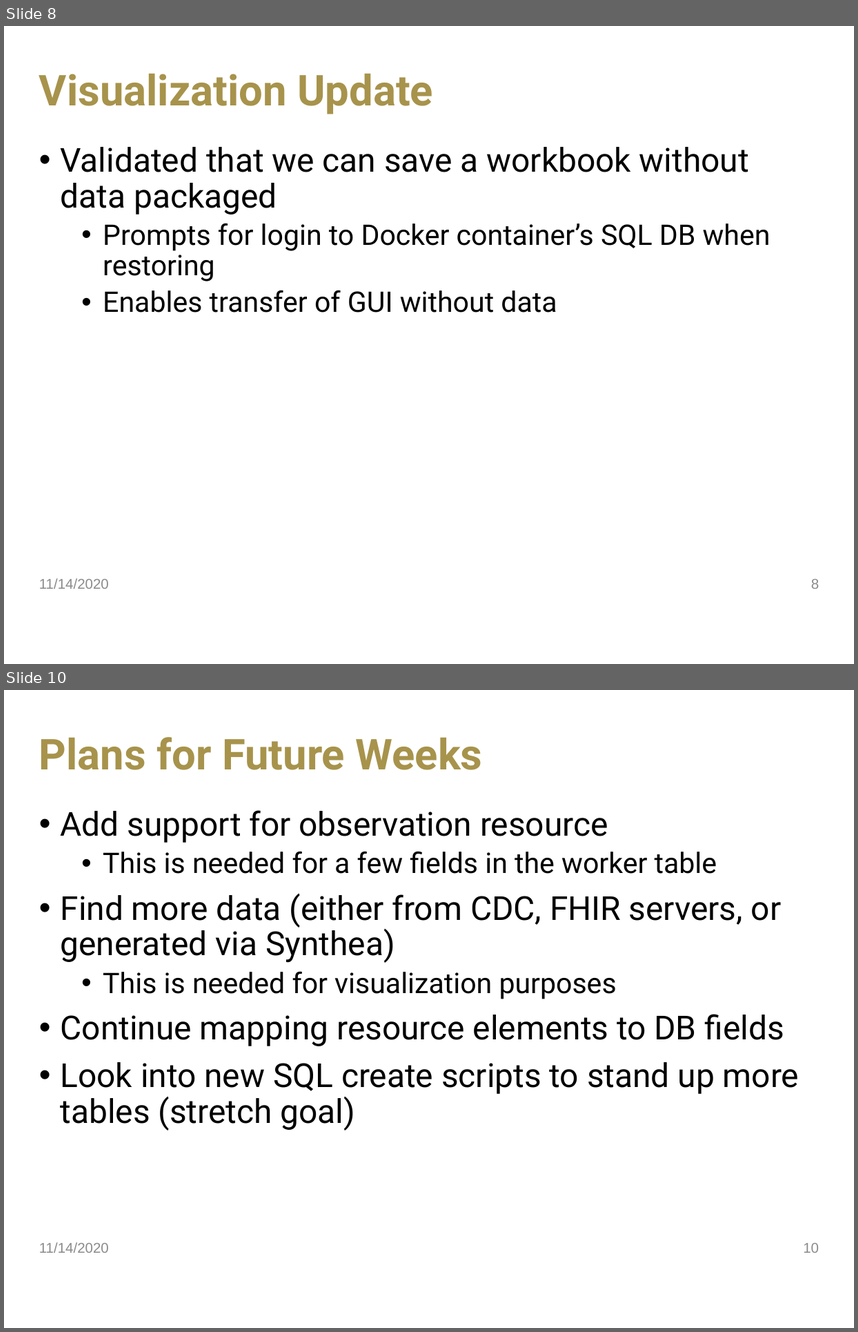
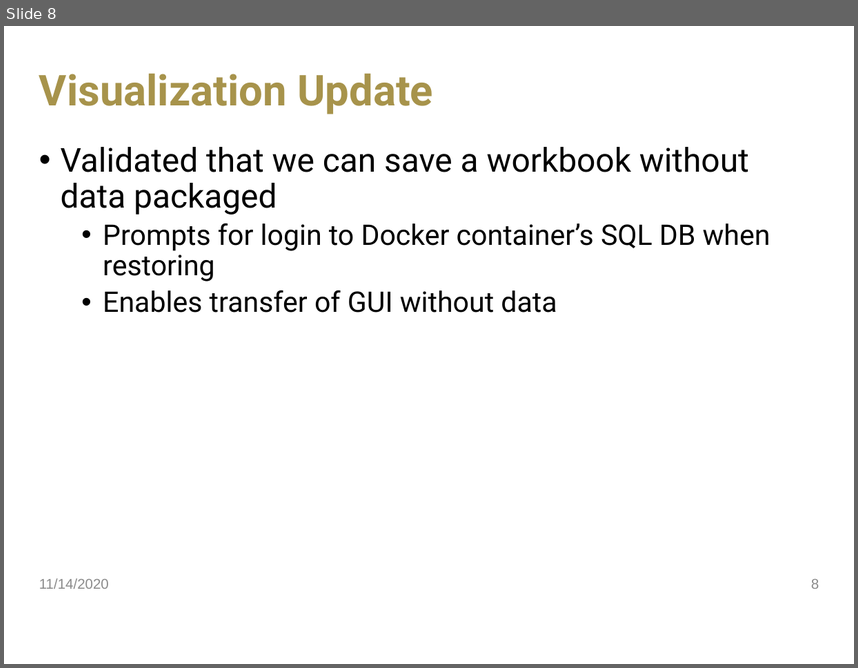
Before and after one commit to jdavis470/National-Firefighter-Registry, a slide deck: collateral/Team 55 Sprint 6.pptx. Shown one above the other, each under a label of ours: slides 8 and 10 before the commit, slide 8 after it; the slides between them are not shown. The pictures are 858x1332 and 858x668 pixels, drawn with LibreOffice and Linux fonts; fonts in the diff are those of the drawing; background and template pictures are left out. Boxes give left, top, right and bottom in pixels: in the first picture for what was removed or moved away, otherwise in the second. Text is boxed around its words. In the diff, an @@ line names an element or a change of style, - is before the commit and + after.

```diff
--- a/collateral/Team 55 Sprint 6.pptx
+++ b/collateral/Team 55 Sprint 6.pptx
@@ slide 10 removed at [4, 690, 854, 1328], background picture (left out) @@
@@ title removed at [39, 737, 483, 770] @@
-Plans for Future Weeks
@@ text removed at [61, 810, 799, 1130] @@
-• Add support for observation resource
-  • This is needed for a few fields in the worker table
-• Find more data (either from CDC, FHIR servers, or generated via Synthea)
-  • This is needed for visualization purposes
-• Continue mapping resource elements to DB fields
-• Look into new SQL create scripts to stand up more tables (stretch goal)
@@ text removed at [39, 1242, 109, 1252] @@
-11/14/2020
@@ page number removed at [803, 1243, 819, 1252] @@
-10
```
Also in this commit, not shown: 2 slides changed, 1 other file.
